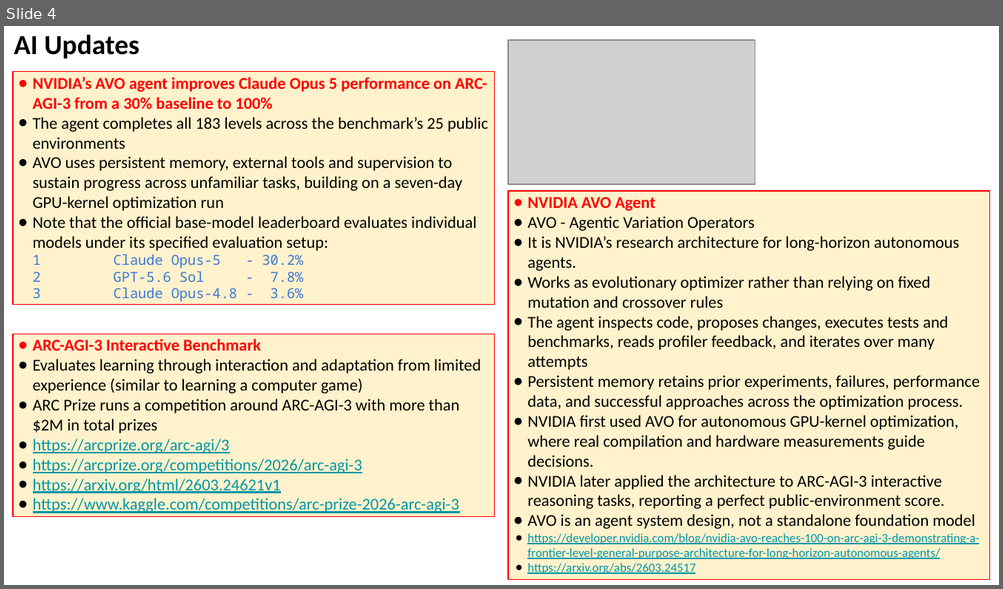
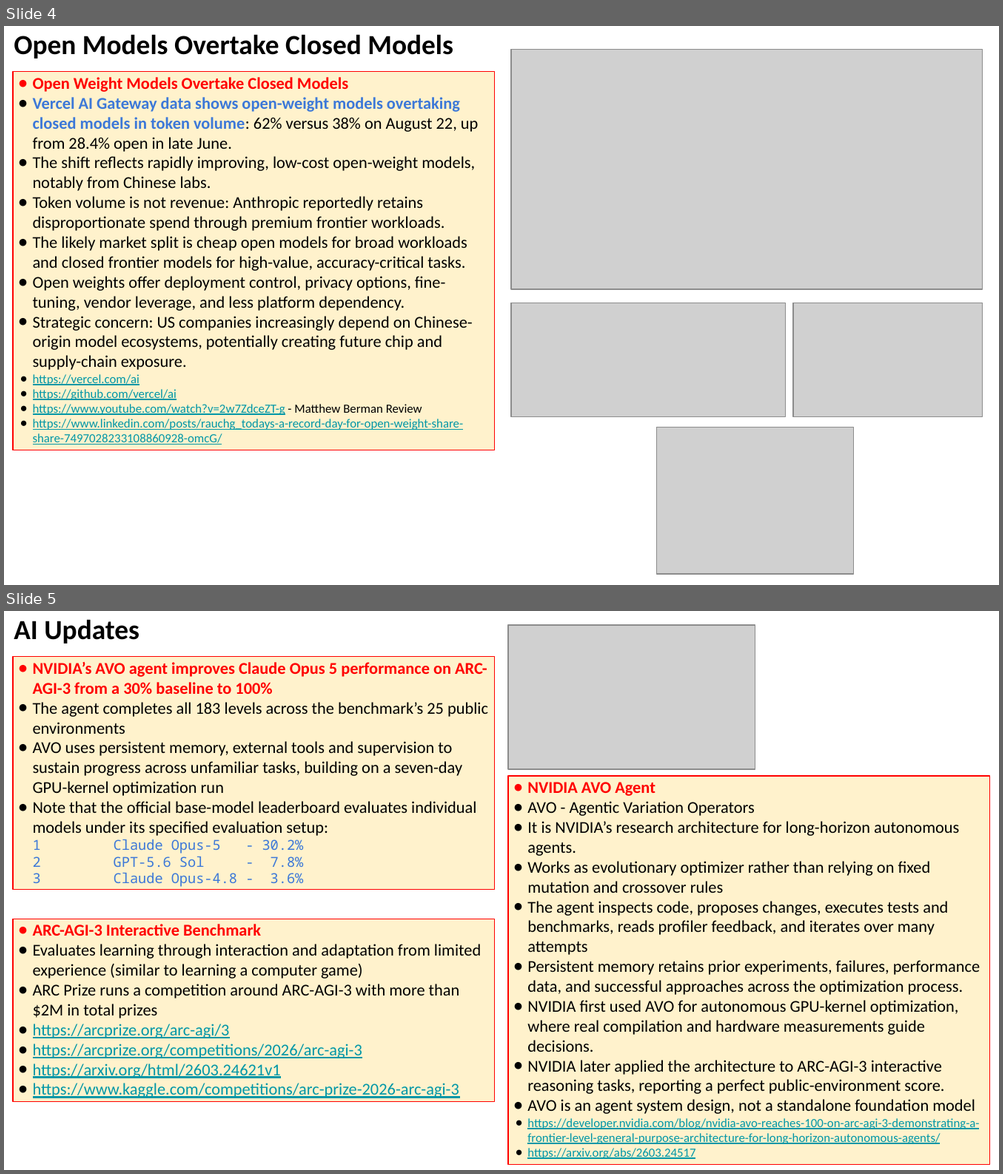
Before and after one commit to lselector/seminar, a slide deck: 2026/2026-08-28-AI-Updates.pptx. Shown one above the other, each under a label of ours: slide 4 before the commit, slides 4 and 5 after it. The pictures are 1003x589 and 1003x1174 pixels, drawn with LibreOffice and Linux fonts; fonts in the diff are those of the drawing; grey boxes stand for pictures. Boxes give left, top, right and bottom in pixels: in the first picture for what was removed or moved away, otherwise in the second. Text is boxed around its words. In the diff, an @@ line names an element or a change of style, - is before the commit and + after.

```diff
--- a/2026/2026-08-28-AI-Updates.pptx
+++ b/2026/2026-08-28-AI-Updates.pptx
@@ slide 4 added at [4,26,999,585], background #FFFFFF @@
@@ text added at [14,34,453,59], 20 pt, text #000000, bold @@
+Open Models Overtake Closed Models
@@ picture added at [511,50,982,289] @@
@@ rectangle added at [13,72,495,451], fill #FFF2CC, outline #FF0000 0.75 pt, 12 pt, text #000000 @@
+● Open Weight Models Overtake Closed Models
+● Vercel AI Gateway data shows open-weight models overtaking closed models in token volume: 62% versus 38% on August 22, up from 28.4% open in late June.
+● The shift reflects rapidly improving, low-cost open-weight models, notably from Chinese labs.
+● Token volume is not revenue: Anthropic reportedly retains disproportionate spend through premium frontier workloads.
+● The likely market split is cheap open models for broad workloads and closed frontier models for high-value, accuracy-critical tasks.
+● Open weights offer deployment control, privacy options, fine-tuning, vendor leverage, and less platform dependency.
+● Strategic concern: US companies increasingly depend on Chinese-origin model ecosystems, potentially creating future chip and supply-chain exposure.
+● https://vercel.com/ai
+● https://github.com/vercel/ai
+● https://www.youtube.com/watch?v=2w7ZdceZT-g - Matthew Berman Review
+● https://www.linkedin.com/posts/rauchg_todays-a-record-day-for-open-weight-share-share-7497028233108860928-omcG/
@@ picture added at [511,303,785,417] @@
@@ picture added at [793,303,982,417] @@
@@ picture added at [657,428,854,575] @@
@@ what was slide 4 is now slide 5 @@
```
Also in this commit, not shown: 10 slides changed.
